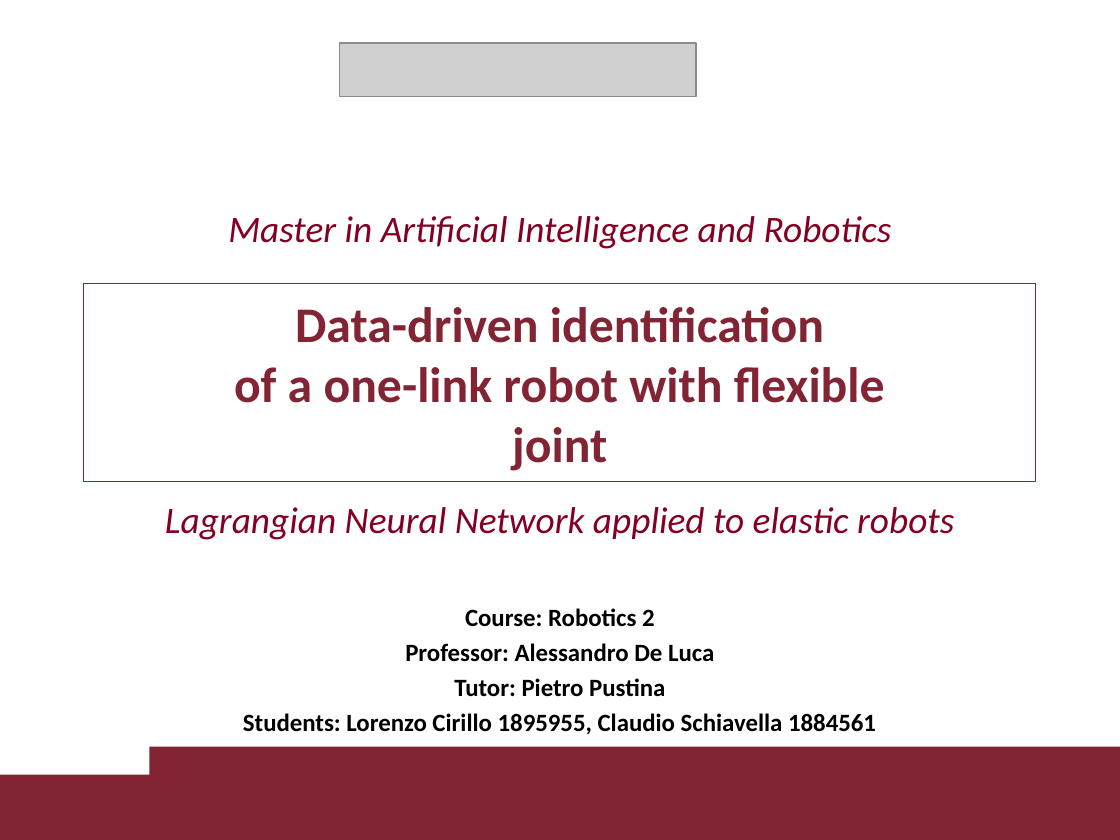
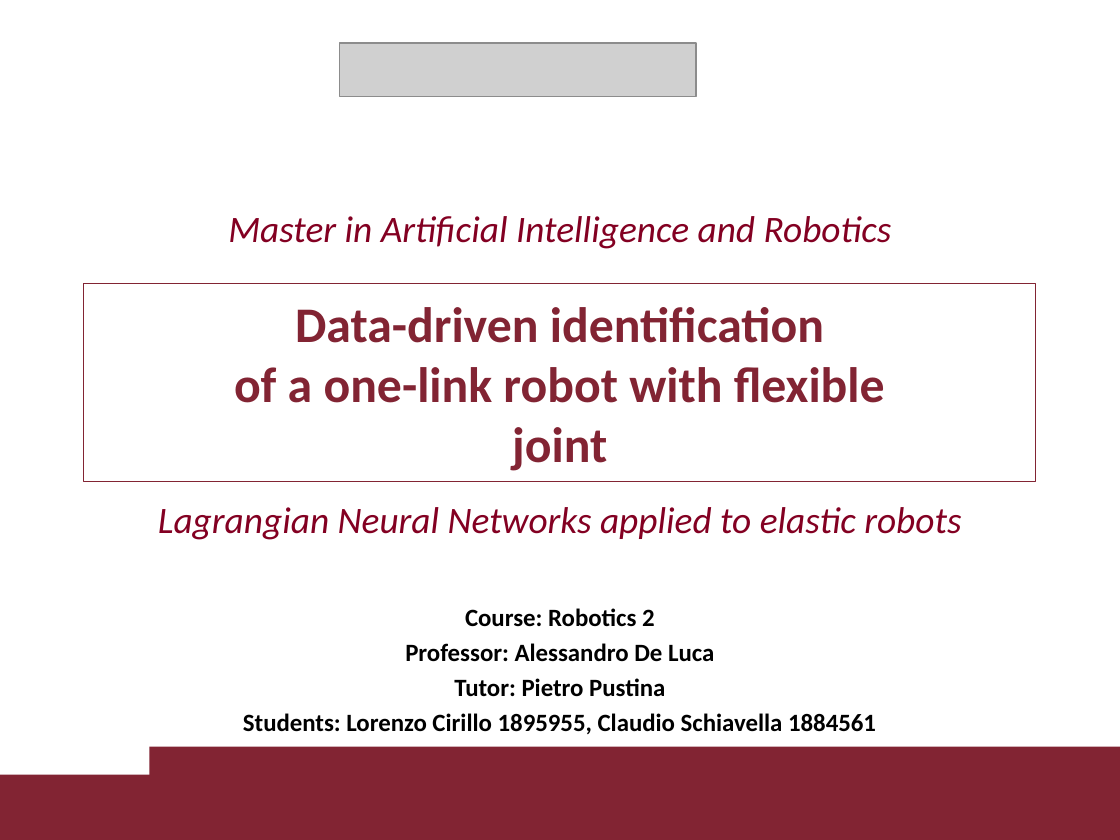
Before and after one commit to LorCir28/lagrangian_neural_network_with_PDcontroller_gravity_cancellation, a slide deck: slide 1 of presentation/1895955_1884561.pptx. Drawn at 1120x840 pixels with LibreOffice and Linux fonts; fonts in the diff are those of the drawing; grey boxes stand for pictures; background and template pictures are left out. Boxes give left, top, right and bottom in pixels: in the first picture for what was removed or moved away, otherwise in the second. Text is boxed around its words. In the diff, an @@ line names an element or a change of style, - is before the commit and + after.

```diff
--- a/presentation/1895955_1884561.pptx
+++ b/presentation/1895955_1884561.pptx
@@ text in rectangle at box(158, 507, 961, 540): text changed @@
-Lagrangian Neural Network applied to elastic robots
+Lagrangian Neural Networks applied to elastic robots
```
Also in this commit, not shown: 3 other slides changed, 1 slide removed.
